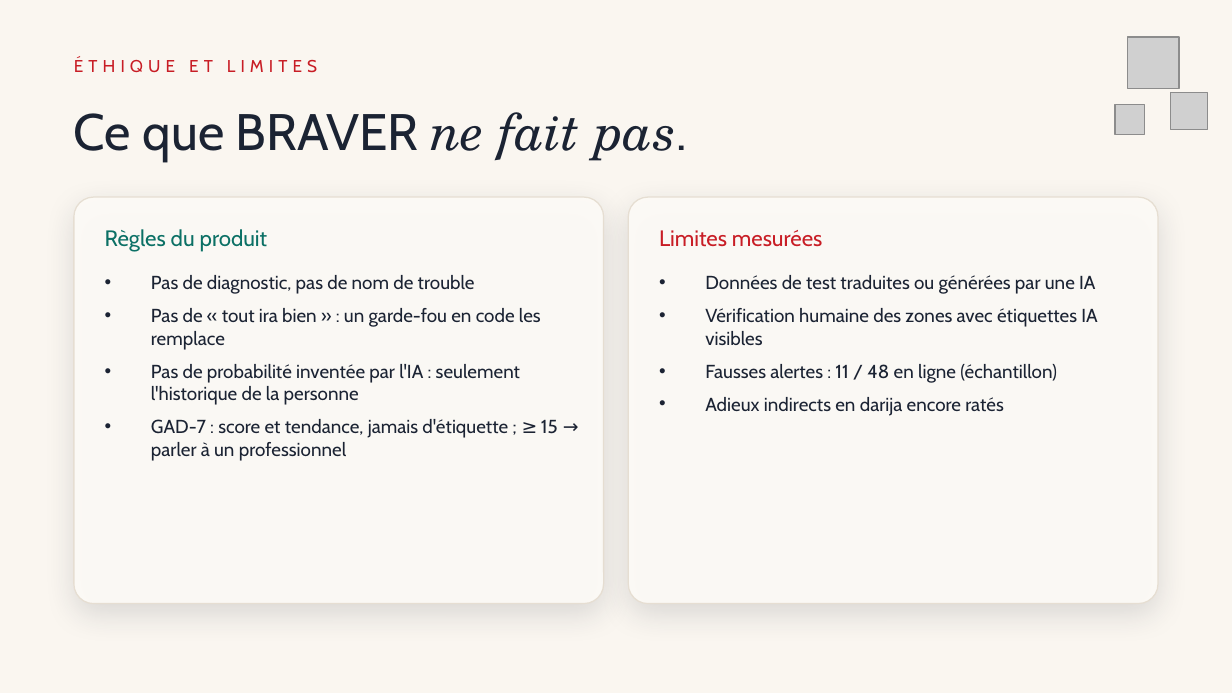
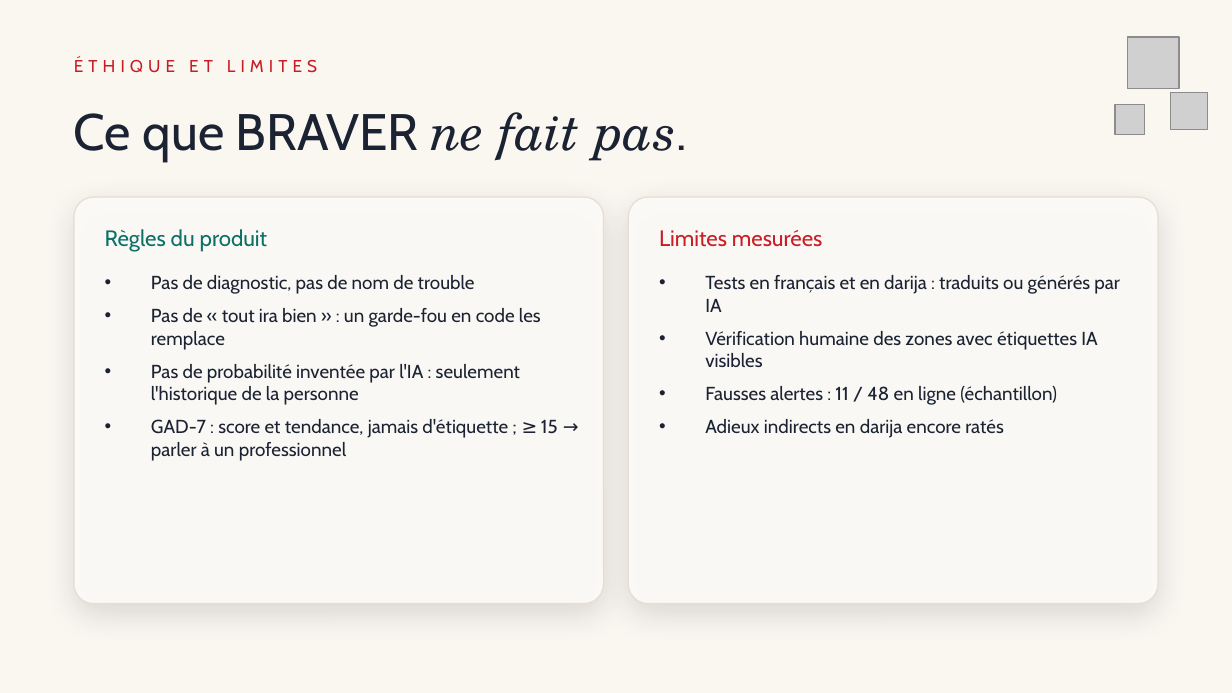
Before and after one commit to ilyasdaoudrma/braver, a slide deck: slide 14 of docs/pitch/BRAVER-Finale-10min.pptx. Drawn at 1232x693 pixels with LibreOffice and Linux fonts; fonts in the diff are those of the drawing; grey boxes stand for pictures; background and template pictures are left out. Boxes give left, top, right and bottom in pixels: in the first picture for what was removed or moved away, otherwise in the second. Text is boxed around its words. In the diff, an @@ line names an element or a change of style, - is before the commit and + after.

```diff
--- a/docs/pitch/BRAVER-Finale-10min.pptx
+++ b/docs/pitch/BRAVER-Finale-10min.pptx
@@ text at bbox=[705, 275, 1120, 312]: text changed @@
-• Données de test traduites ou générées par une IA
+• Tests en français et en darija : traduits ou générés par IA
```
Also in this commit, not shown: 8 other files.
